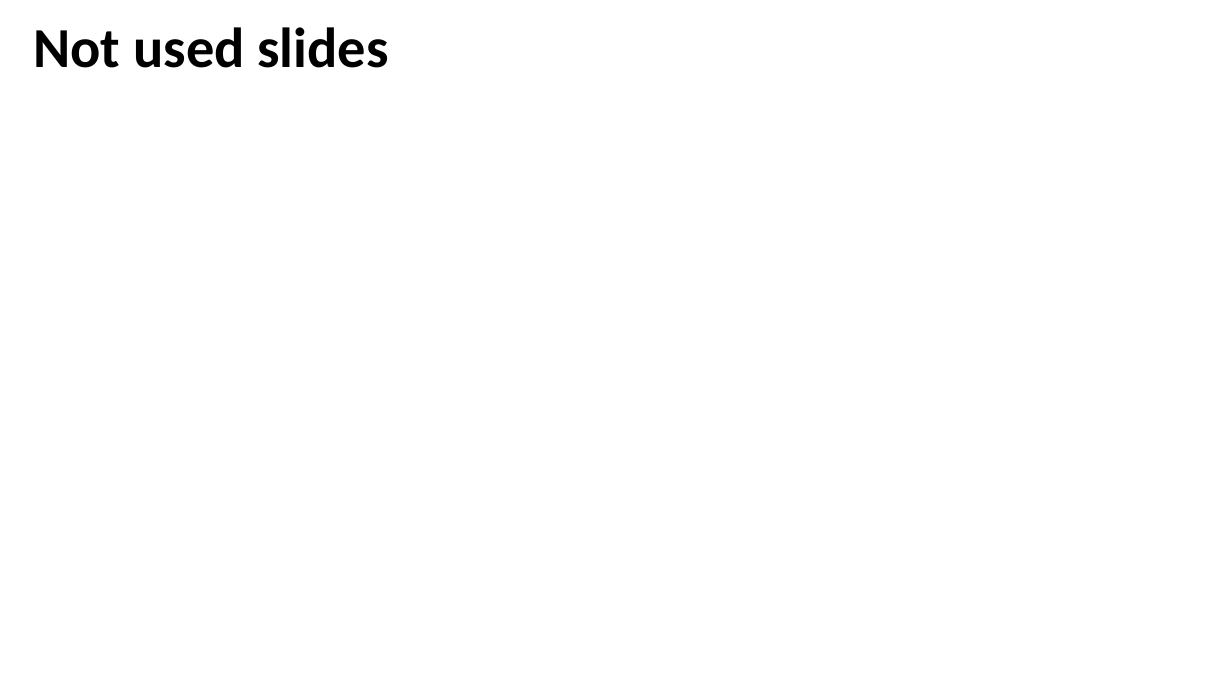
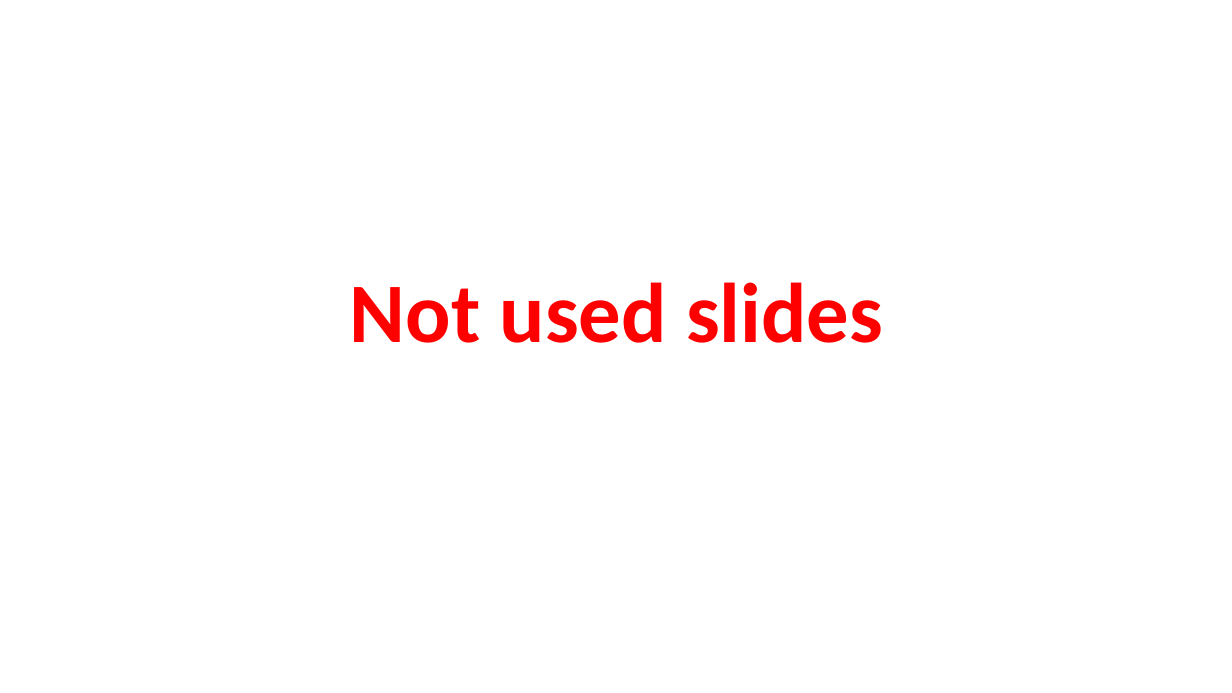
Before and after one commit to LillianXu2019/LUX-RL, a slide deck: slide 26 of images/task_instructions_lux.pptx (slide 22 before the commit). Drawn at 1232x693 pixels with LibreOffice and Linux fonts; fonts in the diff are those of the drawing. Boxes give left, top, right and bottom in pixels: in the first picture for what was removed or moved away, otherwise in the second. Text is boxed around its words. In the diff, an @@ line names an element or a change of style, - is before the commit and + after.

```diff
--- a/images/task_instructions_lux.pptx
+++ b/images/task_instructions_lux.pptx
@@ text "Not used slides": place and size @@
-text "Not used slides" at [33,27,388,68]
+text "Not used slides" at [350,282,883,343]
@@ text "Not used slides" at [350,282,883,343]: size 44 to 66 pt, text colour #000000 to #FF0000 @@
```
Also in this commit, not shown: 5 other slides changed, 16 slides added, 1 slide removed, 29 other files.
